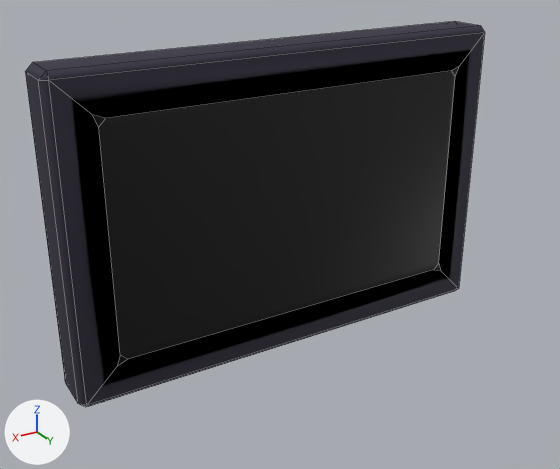
The FBX model Assets/Art/Mesh/Static/Buildings/SM_Ventilation_02.fbx: old version first, new version second.
Before and after are seen from a 50 mm lens placed at (2.45, 3.85, 2.77), pointed at (0.14, 0.01, 0.85). The lights are fixed; the arrows at lower left show +X, +Y and +Z. Mesh edges are drawn as thin lines. Where no turn or scale is listed for an object, it has been applied to the vertices.

Objects in the first picture: 'SM_Vent_02'.
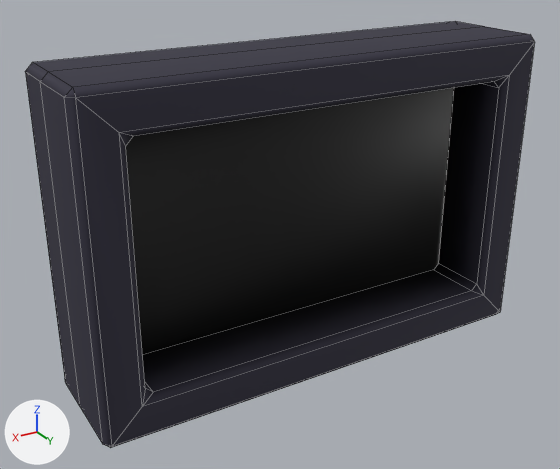
The newer file is also turned or shifted as a whole; pictures and numbers use the older file's frame.

The change, as a diff of the scene's bpy script:
```diff
--- a/Assets/Art/Mesh/Static/Buildings/SM_Ventilation_02.fbx.py
+++ b/Assets/Art/Mesh/Static/Buildings/SM_Ventilation_02.fbx.py
@@ me_cube_001 @@
 # used by ob_sm_vent_02; location = (0.0, 0.0, 0.0)
-me_cube_001.from_pydata(...)  # 224 vertices, 231 faces; spans x -1.5..1.5, y -0.4..0.0, z 0.0..2.0
+me_cube_001.from_pydata(...)  # 240 vertices, 251 faces; spans x -1.5..1.5, y -0.4..0.43, z 0.0..2.0
+# me_cube_001 part 1
+# 8 vertices are removed from x -1.46..1.46, y 0.0, z 0.04..1.96
+# 17 faces are deleted
+# 8 vertices in x -1.5..1.5, y -0.04, z 0.0..2.0 move by (0.0, 0.04, 0.0)
+# 8 vertices are added at x -1.46..1.46, y 0.43, z 0.04..1.96
+# 16 new vertices lie (0.0, 0.39, 0.0) away from vertices in x -1.5..1.5, y -0.04..0.0, z 0.0..2.0
+# 36 new faces join them, mat_m_vent_02 (dark blue #333141)
+# 1 new face joins them, mat_m_vent_02_void (black #000000)
 me_cube_001.materials.append(mat_m_vent_02)
```

Pixel boxes [x1, y1, x2, y2] of what changed, in the pictures (560 x 469 px):
'SM_Vent_02', reshaped (11% wider, 11% taller): before [25, 21, 485, 407]; after [25, 21, 534, 448]
part 1 of me_cube_001, built on: before [38, 26, 485, 407]; after [41, 26, 534, 448]
